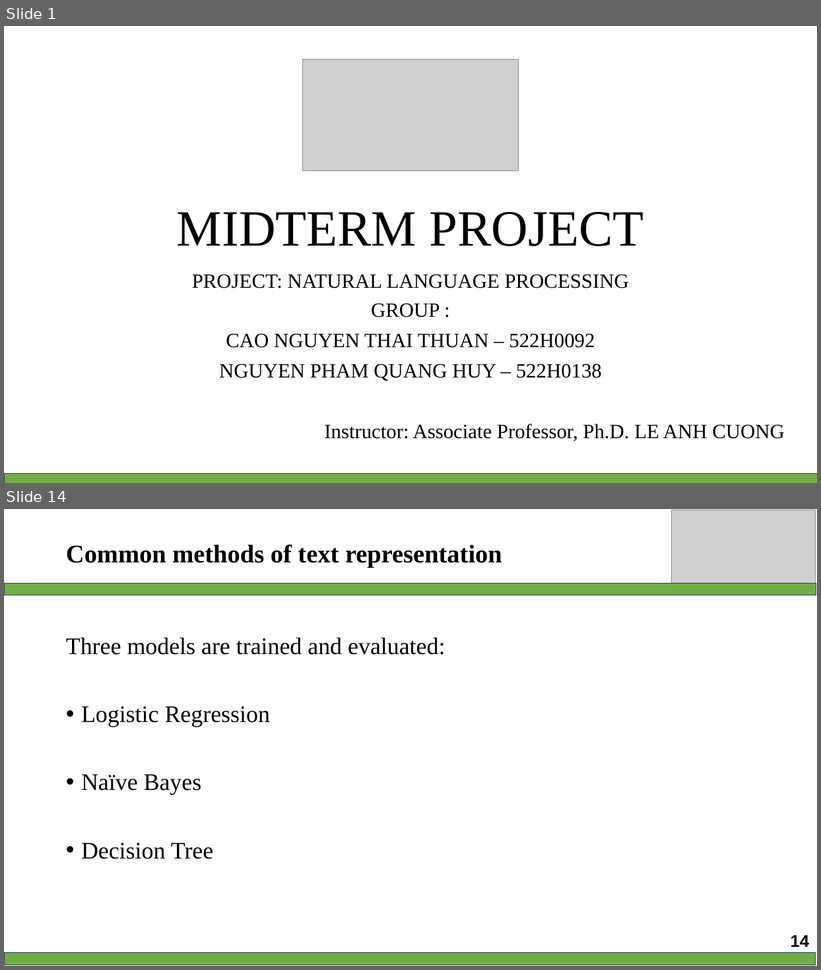
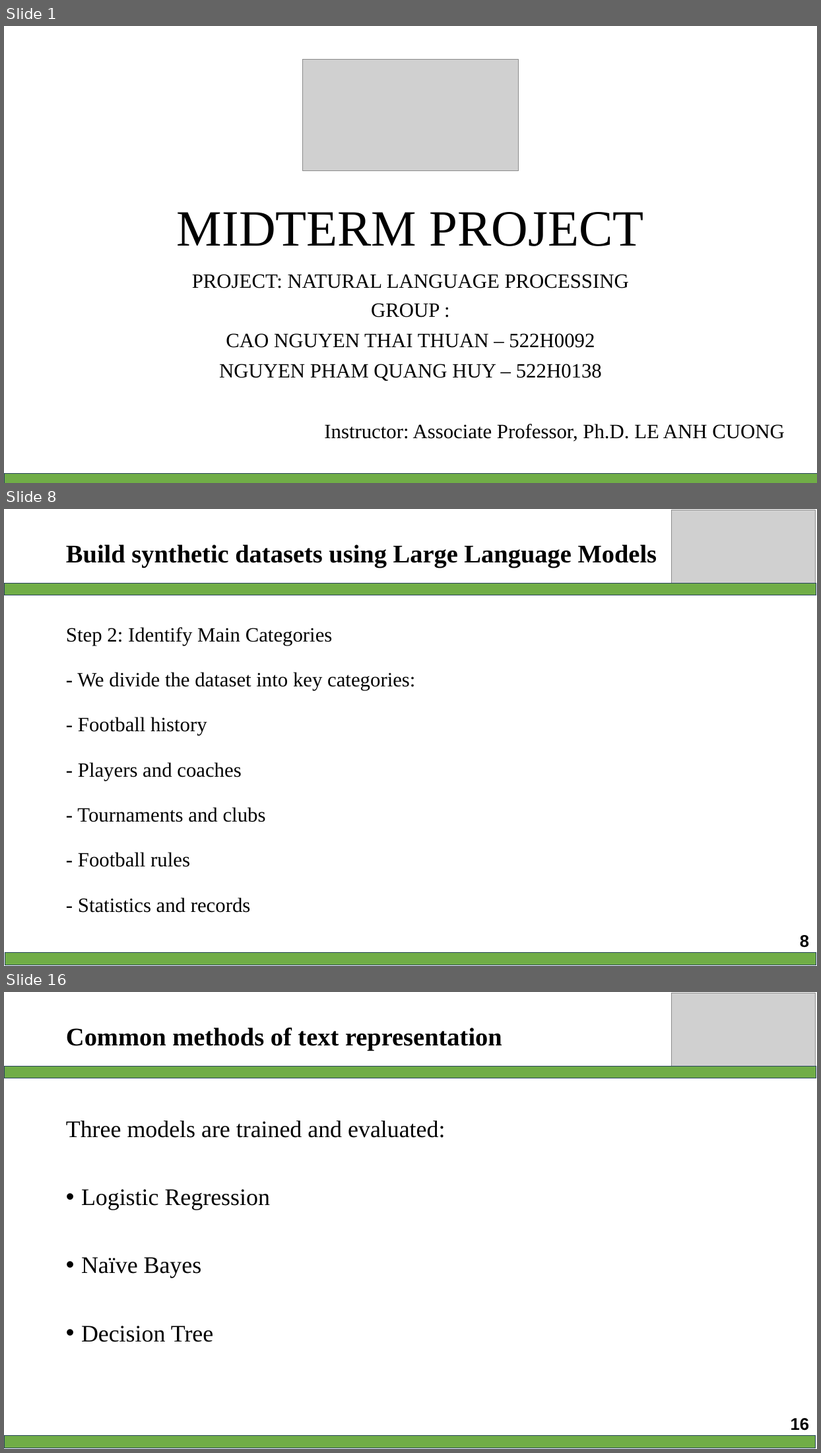
Before and after one commit to AmbiguousTimekeepr/midterm_NLP-with-RAG-, a slide deck: 522H0138_522H0092.pptx. Shown one above the other, each under a label of ours: slides 1 and 14 before the commit, slides 1, 8 and 16 after it; the slides between them are not shown. The pictures are 821x970 and 821x1453 pixels, drawn with LibreOffice and Linux fonts; fonts in the diff are those of the drawing; grey boxes stand for pictures. Boxes give left, top, right and bottom in pixels: in the first picture for what was removed or moved away, otherwise in the second. Text is boxed around its words. In the diff, an @@ line names an element or a change of style, - is before the commit and + after.

```diff
--- a/522H0138_522H0092.pptx
+++ b/522H0138_522H0092.pptx
@@ slide 8 added at (4, 509, 817, 966), background #FFFFFF @@
@@ picture added at (672, 510, 816, 584) @@
@@ title added at (66, 545, 657, 568), 30 pt, text #000000, bold @@
+Build synthetic datasets using Large Language Models
@@ rectangle added at (4, 584, 816, 595), fill #70AD47, outline #28445D 1 pt @@
@@ text added at (66, 627, 415, 913), 24 pt, text #000000 @@
+Step 2: Identify Main Categories
+- We divide the dataset into key categories:
+- Football history
+- Players and coaches
+- Tournaments and clubs
+- Football rules
+- Statistics and records
@@ page number added at (800, 935, 809, 948), 20 pt, text #000000, bold @@
+8
@@ rectangle added at (5, 953, 816, 965), fill #70AD47, outline #28445D 1 pt @@
@@ what was slide 14 is now slide 16 @@
@@ page number at (791, 1418, 810, 1431): text changed @@
-14
+16
```
Also in this commit, not shown: 20 slides changed, 5 other slides added, 2 slides removed.
